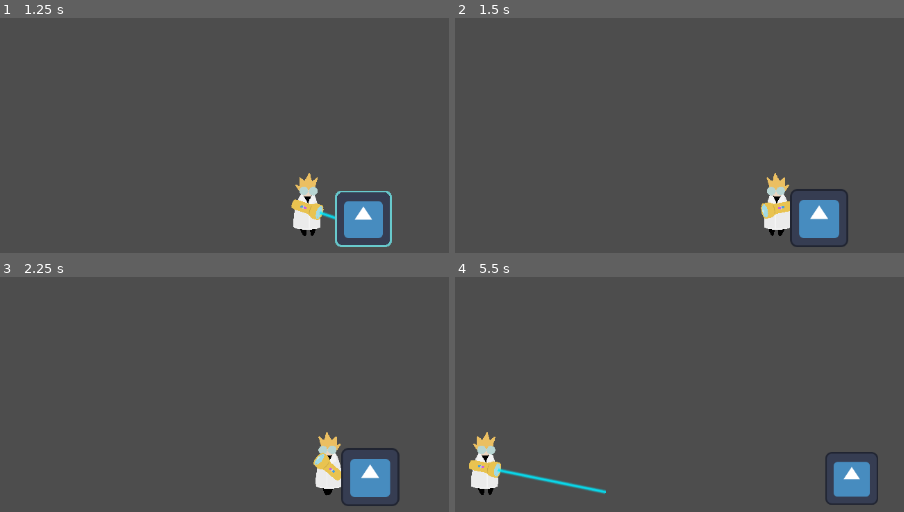
Above: before the commit, frames 1-4 (two rows, left to right).
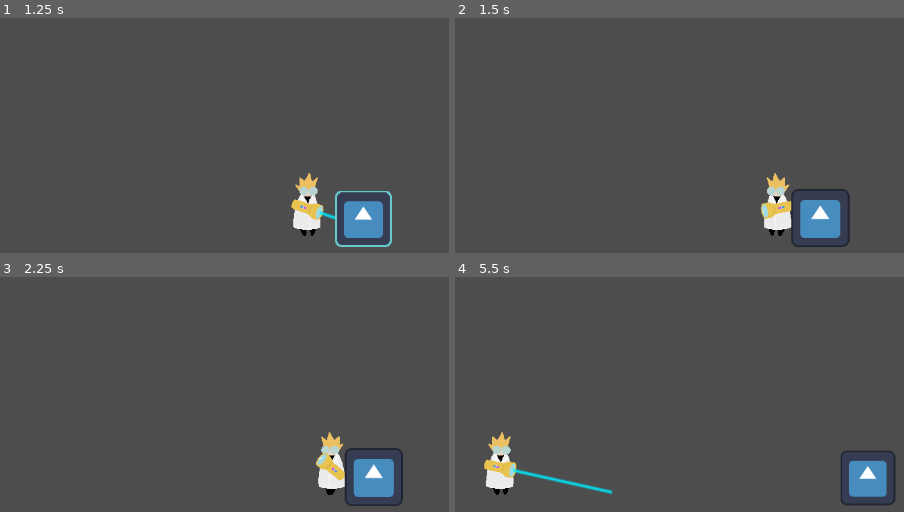
Above: after the commit, the same moments.

Repository: rafesholler/GMTK-2024
Game: Godot game, scene res://Testing/Scenes and Scripts/test_scene.tscn
The game is run twice, just before and just after one commit, with the same random seed, the same clock (stepped at 60 frames per second) and the same inputs. The engine's default icon, where the game draws it, is replaced by a stand-in: a white triangle on a blue panel in a dark square.
Inputs (mouse positions are in pixels of both pictures, inside the frame that each line leads up to):
- Up to frame 1 (1.25 s): tap Enter (ui_accept) at 0.5 s; move the mouse to (354, 220) at 0.52 s; hold D (Right) from 0.53 s (still down); hold E (Enlarge) from 0.53 s (still down); click (354, 220) at 0.67 s; tap Space (Jump) at 0.77 s
- Up to frame 2 (1.5 s): move the mouse to (outside the picture) at 1.27 s; release D (Right) at 1.28 s; release E (Enlarge) at 1.28 s; hold S from 1.28 s (still down); tap Q (Shrink) at 1.35 s
- Up to frame 3 (2.25 s): tap Space (Jump) at 1.52 s; move the mouse to (255, 403) at 2.02 s; release S at 2.03 s; hold D (Right) from 2.03 s (still down); hold F from 2.03 s (still down)
- Up to frame 4 (5.5 s): move the mouse to (outside the picture) at 2.77 s; release D (Right) at 2.78 s; release F at 2.78 s; hold W 2.78-3.53 s; tap E (Enlarge) at 2.85 s; click (outside the picture) at 2.92 s; tap Space (Jump) at 3.02, 3.77, 4.52 s; move the mouse to (outside the picture) at 3.52 s; hold Q (Shrink) 3.53-4.28 s; hold A (Left) 3.53-5.03 s; move the mouse to (outside the picture) at 4.27 s; tap F at 4.35 s; move the mouse to (675, 502) at 5.02 s; hold S from 5.03 s (still down); hold E (Enlarge) from 5.03 s (still down); click (675, 502) at 5.17 s

Frame 1 is identical in both runs. In frame 2, 0.4% of the frame differs, in the area x 74-88%, y 73-98%; in frame 3, 1.4%; in frame 4, 4.1%, in the area x 3-98%, y 65-98%.

Commit message:
Stuff
Stuff

Diff:
--- a/Testing/Scenes and Scripts/object.gd
+++ b/Testing/Scenes and Scripts/object.gd
@@ -6,8 +6,11 @@
 @export var scale_speed = .1
 @export var revert := false
 @export var revert_timer := 3
+@export var base_mass = 1
+@export var push_force = 100 #quick fix. don't leave it like this
 var shrink_scale
 var enlarge_scale
+
 
 var scaling = false
 var reverting = false
@@ -18,8 +21,10 @@
 	$Area2D/CollisionShape2D.scale = Vector2(base_scale, base_scale)
 	shrink_scale = base_scale - shrink_limit
 	enlarge_scale = base_scale + enlarge_limit
+	mass = base_mass * $CollisionShape2D.scale.x #note: this is in case we want to have a scaled up object that you need to scale down or smth
 
 func _physics_process(delta: float) -> void:
+
 	if scaling:
 		$RevertTimer.stop()
 		if Global.ray_mode == "shrink":
@@ -40,6 +45,7 @@
 				$Area2D/CollisionShape2D.scale += Vector2(scale_speed*delta, scale_speed*delta)
 			else:
 				$Sprite2D.material.set("shader_parameter/width", 0)
+		mass = base_mass * $CollisionShape2D.scale.x
 	else:
 		$Sprite2D.material.set("shader_parameter/width", 0)
 		if $RevertTimer.is_stopped() and revert:
@@ -57,6 +63,12 @@
 			$Area2D/CollisionShape2D.scale += Vector2(.1*delta, .1*delta)
 		else:
 			reverting = false
+		mass = base_mass * $CollisionShape2D.scale.x
+
+	#for i in get_slide_collision_count():
+		#var c = get_slide_collision(i)
+		#if c.get_collider() is RigidBody2D:
+			#c.get_collider().apply_central_impulse(-c.get_normal() * push_force)
 
 func _on_area_2d_area_entered(area: Area2D) -> void:
 	scaling = true
--- a/characters/tiny/ant.gd
+++ b/characters/tiny/ant.gd
@@ -3,7 +3,7 @@
 @export var speed : float
 @export var acceleration : float
 @export var direction = 1 #-1 is left, 1 is right
-
+@export var push_force = 100 #Note: the push force of the player is 50
 func _ready() -> void:
 	$RayCast2D.position.x *= direction
 
@@ -29,4 +29,8 @@
 		if velocity.x != 0 and velocity.y == 0 and abs(rot) > 4*PI/9:
 			velocity = velocity.rotated(rot)
 
+	for i in get_slide_collision_count():
+		var c = get_slide_collision(i)
+		if c.get_collider() is RigidBody2D:
+			c.get_collider().apply_central_impulse(-c.get_normal() * push_force)
 	move_and_slide()
--- /dev/null
+++ b/levels/ant_test.tscn
@@ -0,0 +1,82 @@
+[gd_scene load_steps=9 format=3 uid="uid://bgf885yelkp5q"]
+
+[ext_resource type="PackedScene" uid="uid://ba400k2p67nde" path="res://characters/player.tscn" id="1_oswxq"]
+[ext_resource type="PackedScene" uid="uid://dayf8vm13dcei" path="res://characters/tiny/ant.tscn" id="2_1lywo"]
+[ext_resource type="PackedScene" uid="uid://bturint3egu10" path="res://Testing/scaleable_object.tscn" id="3_f0dyq"]
+
+[sub_resource type="RectangleShape2D" id="RectangleShape2D_ydepv"]
+size = Vector2(277.5, 56)
+
+[sub_resource type="RectangleShape2D" id="RectangleShape2D_lvdwc"]
+size = Vector2(588.5, 45)
+
+[sub_resource type="RectangleShape2D" id="RectangleShape2D_e6qcp"]
+size = Vector2(961, 87)
+
+[sub_resource type="RectangleShape2D" id="RectangleShape2D_2fyf2"]
+size = Vector2(20, 241)
+
+[sub_resource type="RectangleShape2D" id="RectangleShape2D_u3s1y"]
+size = Vector2(20, 241)
+
+[node name="Tutorial" type="Node2D"]
+
+[node name="Player" parent="." instance=ExtResource("1_oswxq")]
+position = Vector2(126, -89)
+
+[node name="Camera2D" type="Camera2D" parent="Player"]
+
+[node name="Ground" type="StaticBody2D" parent="."]
+
+[node name="CollisionShape2D2" type="CollisionShape2D" parent="Ground"]
+position = Vector2(986, 139)
+rotation = 1.5708
+shape = SubResource("RectangleShape2D_ydepv")
+
+[node name="ColorRect" type="ColorRect" parent="Ground/CollisionShape2D2"]
+offset_left = -139.0
+offset_top = 29.0
+offset_right = -54.0
+offset_bottom = 986.0
+
+[node name="CollisionShape2D3" type="CollisionShape2D" parent="Ground"]
+position = Vector2(1309, 255)
+shape = SubResource("RectangleShape2D_lvdwc")
+
+[node name="ColorRect" type="ColorRect" parent="Ground/CollisionShape2D3"]
+offset_right = 40.0
+offset_bottom = 40.0
+color = Color(0, 0, 0, 1)
+
+[node name="CollisionShape2D4" type="CollisionShape2D" parent="Ground"]
+position = Vector2(1631, 140)
+rotation = 1.5708
+shape = SubResource("RectangleShape2D_ydepv")
+
+[node name="CollisionShape2D" type="CollisionShape2D" parent="Ground"]
+position = Vector2(479.5, 44)
+shape = SubResource("RectangleShape2D_e6qcp")
+
+[node name="CollisionShape2D5" type="CollisionShape2D" parent="Ground"]
+position = Vector2(0, -110.5)
+shape = SubResource("RectangleShape2D_2fyf2")
+
+[node name="CollisionShape2D6" type="CollisionShape2D" parent="Ground"]
+position = Vector2(934, -116)
+shape = SubResource("RectangleShape2D_u3s1y")
+
+[node name="ColorRect" type="ColorRect" parent="Ground"]
+offset_left = 478.0
+offset_top = -1.0
+offset_right = 518.0
+offset_bottom = 200.0
+color = Color(0, 0, 0, 1)
+
+[node name="Ant" parent="." instance=ExtResource("2_1lywo")]
+position = Vector2(235, -82)
+
+[node name="Object" parent="." instance=ExtResource("3_f0dyq")]
+position = Vector2(508.345, -37.7456)
+
+[node name="Object2" parent="." instance=ExtResource("3_f0dyq")]
+position = Vector2(984, -47)
--- a/levels/tutorial.tscn
+++ /dev/null
@@ -1,46 +0,0 @@
-[gd_scene load_steps=6 format=3 uid="uid://bgf885yelkp5q"]
-
-[ext_resource type="PackedScene" uid="uid://ba400k2p67nde" path="res://characters/player.tscn" id="1_0hbie"]
-[ext_resource type="PackedScene" uid="uid://7r1pn1ewbul8" path="res://Testing/scaleable_object.tscn" id="3_27hkw"]
-
-[sub_resource type="RectangleShape2D" id="RectangleShape2D_ydepv"]
-size = Vector2(277.5, 56)
-
-[sub_resource type="RectangleShape2D" id="RectangleShape2D_lvdwc"]
-size = Vector2(588.5, 45)
-
-[sub_resource type="RectangleShape2D" id="RectangleShape2D_e6qcp"]
-size = Vector2(961, 87)
-
-[node name="Tutorial" type="Node2D"]
-
-[node name="Player" parent="." instance=ExtResource("1_0hbie")]
-position = Vector2(126, -89)
-
-[node name="Camera2D" type="Camera2D" parent="Player"]
-
-[node name="Ground" type="StaticBody2D" parent="."]
-
-[node name="CollisionShape2D2" type="CollisionShape2D" parent="Ground"]
-position = Vector2(986, 139)
-rotation = 1.5708
-shape = SubResource("RectangleShape2D_ydepv")
-
-[node name="CollisionShape2D3" type="CollisionShape2D" parent="Ground"]
-position = Vector2(1309, 255)
-shape = SubResource("RectangleShape2D_lvdwc")
-
-[node name="CollisionShape2D4" type="CollisionShape2D" parent="Ground"]
-position = Vector2(1631, 140)
-rotation = 1.5708
-shape = SubResource("RectangleShape2D_ydepv")
-
-[node name="CollisionShape2D" type="CollisionShape2D" parent="Ground"]
-position = Vector2(479.5, 44)
-shape = SubResource("RectangleShape2D_e6qcp")
-
-[node name="Object2" parent="." instance=ExtResource("3_27hkw")]
-position = Vector2(359, -65)
-
-[node name="Object3" parent="." instance=ExtResource("3_27hkw")]
-position = Vector2(509, -35)
